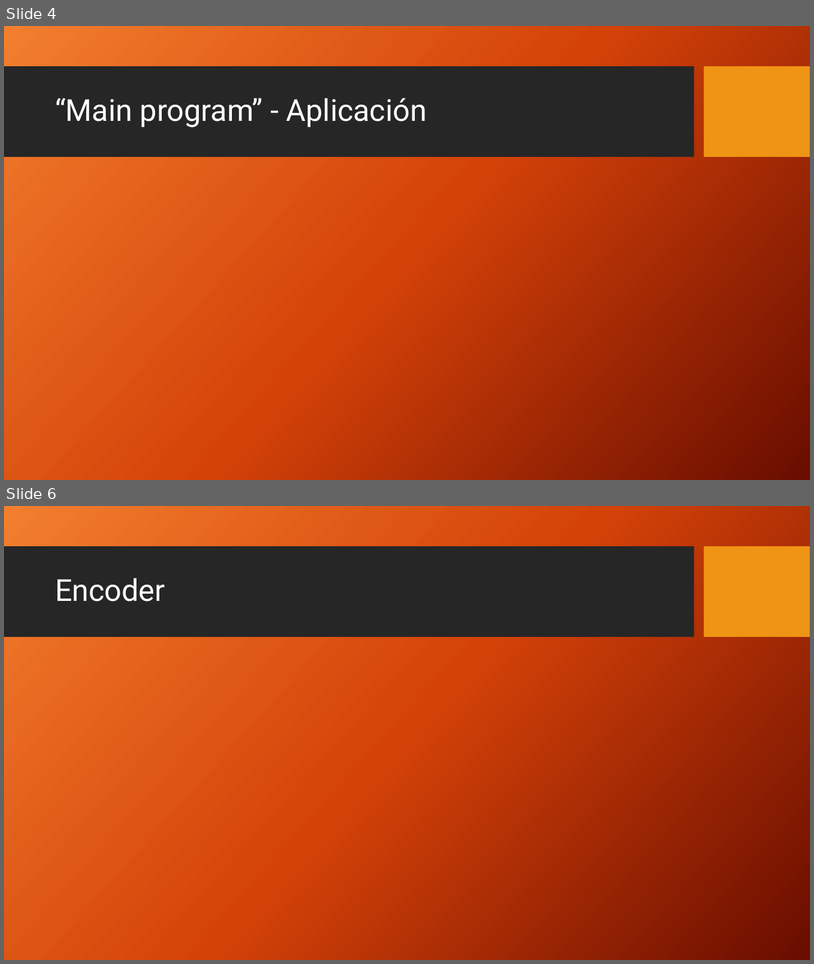
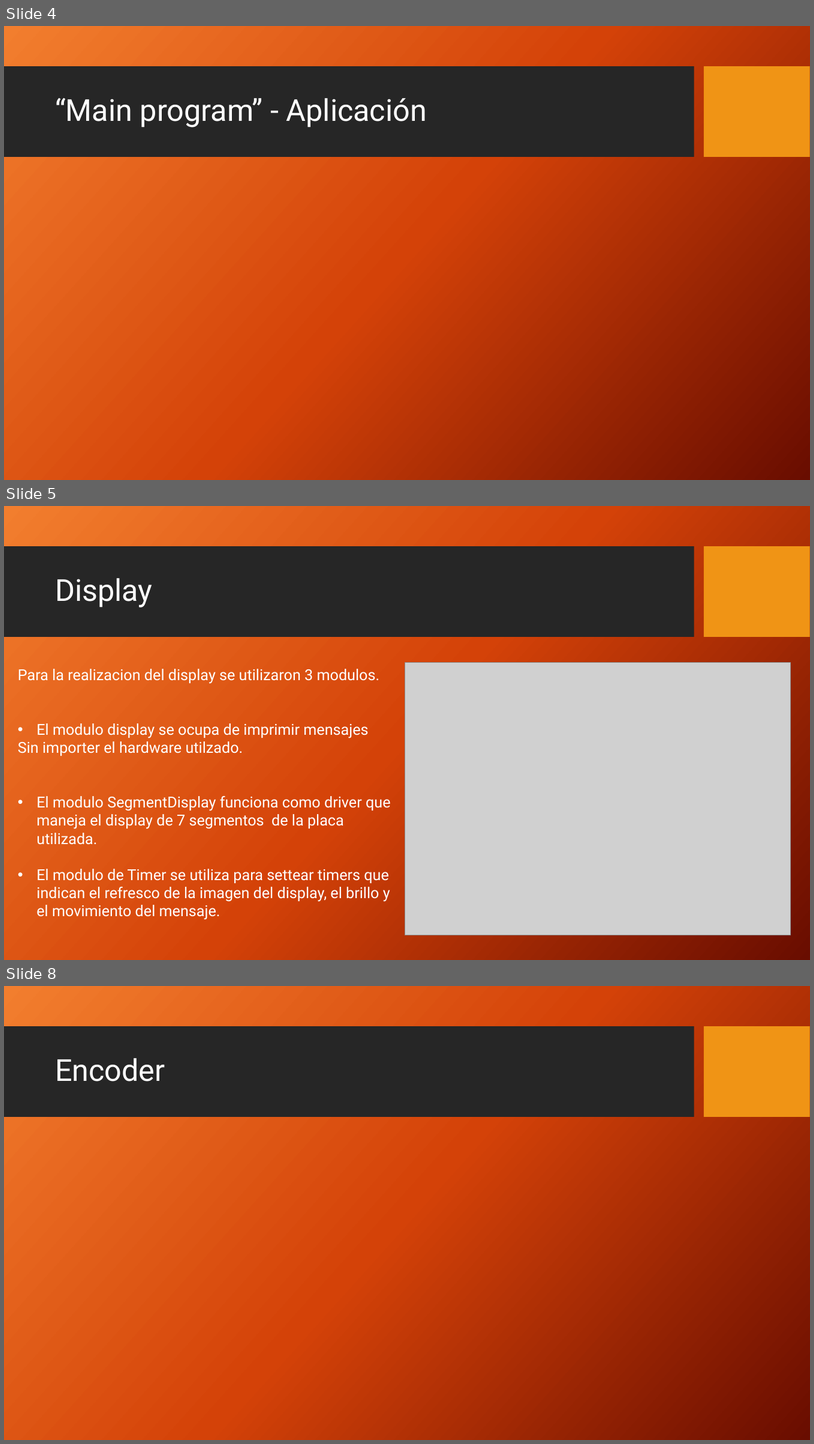
Before and after one commit to mlarroque/TP1-LABmicros, a slide deck: Control de Acceso.pptx. Shown one above the other, each under a label of ours: slides 4 and 6 before the commit, slides 4, 5 and 8 after it; the slides between them are not shown. The pictures are 814x964 and 814x1444 pixels, drawn with LibreOffice and Linux fonts; fonts in the diff are those of the drawing; grey boxes stand for pictures; background and template pictures are left out. Boxes give left, top, right and bottom in pixels: in the first picture for what was removed or moved away, otherwise in the second. Text is boxed around its words. In the diff, an @@ line names an element or a change of style, - is before the commit and + after.

Commit message:
Falta diapositiva de timer

```diff
--- a/Control de Acceso.pptx
+++ b/Control de Acceso.pptx
@@ slide 5 added at bbox=[4, 506, 810, 960], background picture (left out); not listed: 2 template elements that a slide beside it also shows @@
@@ title added at bbox=[55, 578, 153, 607], 36 pt, text #FFFFFF @@
+Display
@@ picture added at bbox=[405, 663, 792, 935] @@
@@ text added at bbox=[18, 669, 391, 919], 18 pt, text #FFFFFF @@
+Para la realizacion del display se utilizaron 3 modulos.
+• El modulo display se ocupa de imprimir mensajes
+Sin importer el hardware utilzado.
+• El modulo SegmentDisplay funciona como driver que maneja el display de 7 segmentos de la placa utilizada.
+• El modulo de Timer se utiliza para settear timers que indican el refresco de la imagen del display, el brillo y el movimiento del mensaje.
@@ what was slide 6 is now slide 8 @@
```
Also in this commit, not shown: 2 slides changed, 1 other slide added.
